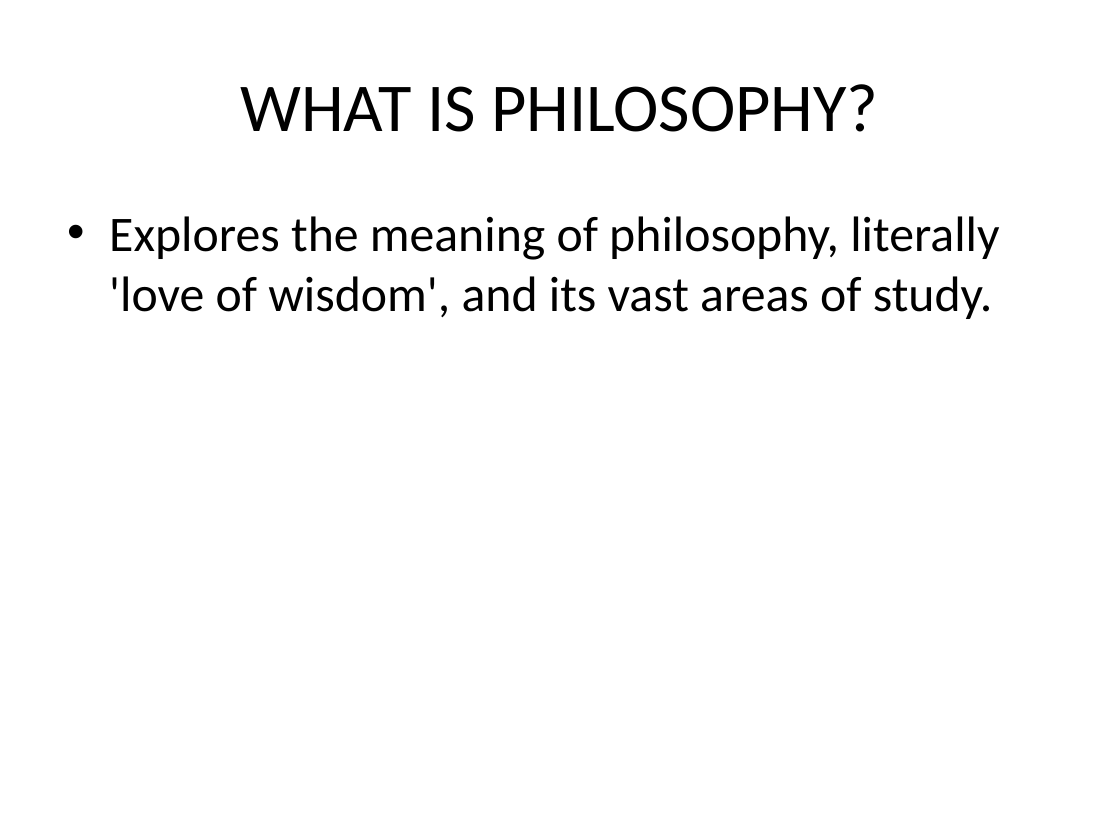
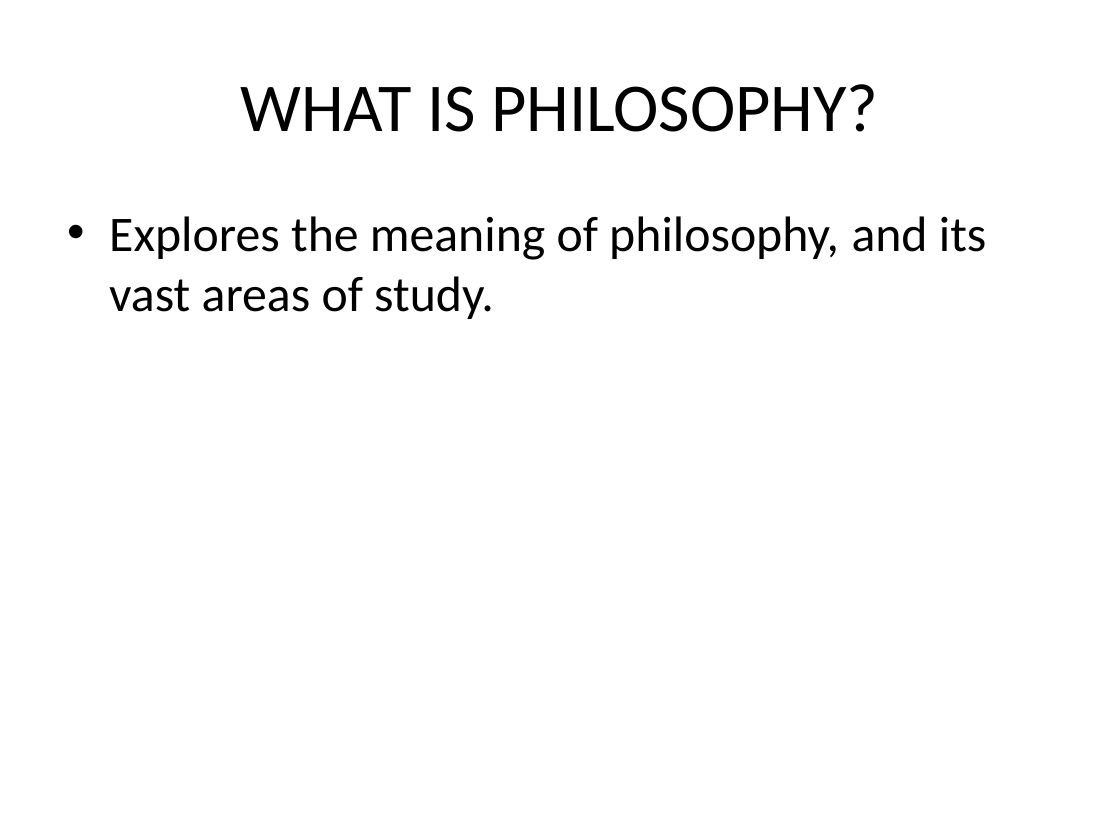
Before and after one commit to OneTrueAnirudh/NoteBot, a slide deck: slide 2 of phil_demo.pptx. Drawn at 1120x840 pixels with LibreOffice and Linux fonts; fonts in the diff are those of the drawing. Boxes give left, top, right and bottom in pixels: in the first picture for what was removed or moved away, otherwise in the second. Text is boxed around its words. In the diff, an @@ line names an element or a change of style, - is before the commit and + after.

Commit message:
modified ppt

```diff
--- a/phil_demo.pptx
+++ b/phil_demo.pptx
@@ text at [109,216,986,319]: text changed @@
-• Explores the meaning of philosophy, literally 'love of wisdom', and its vast areas of study.
+• Explores the meaning of philosophy, and its vast areas of study.
```
Also in this commit, not shown: 1 other file.
